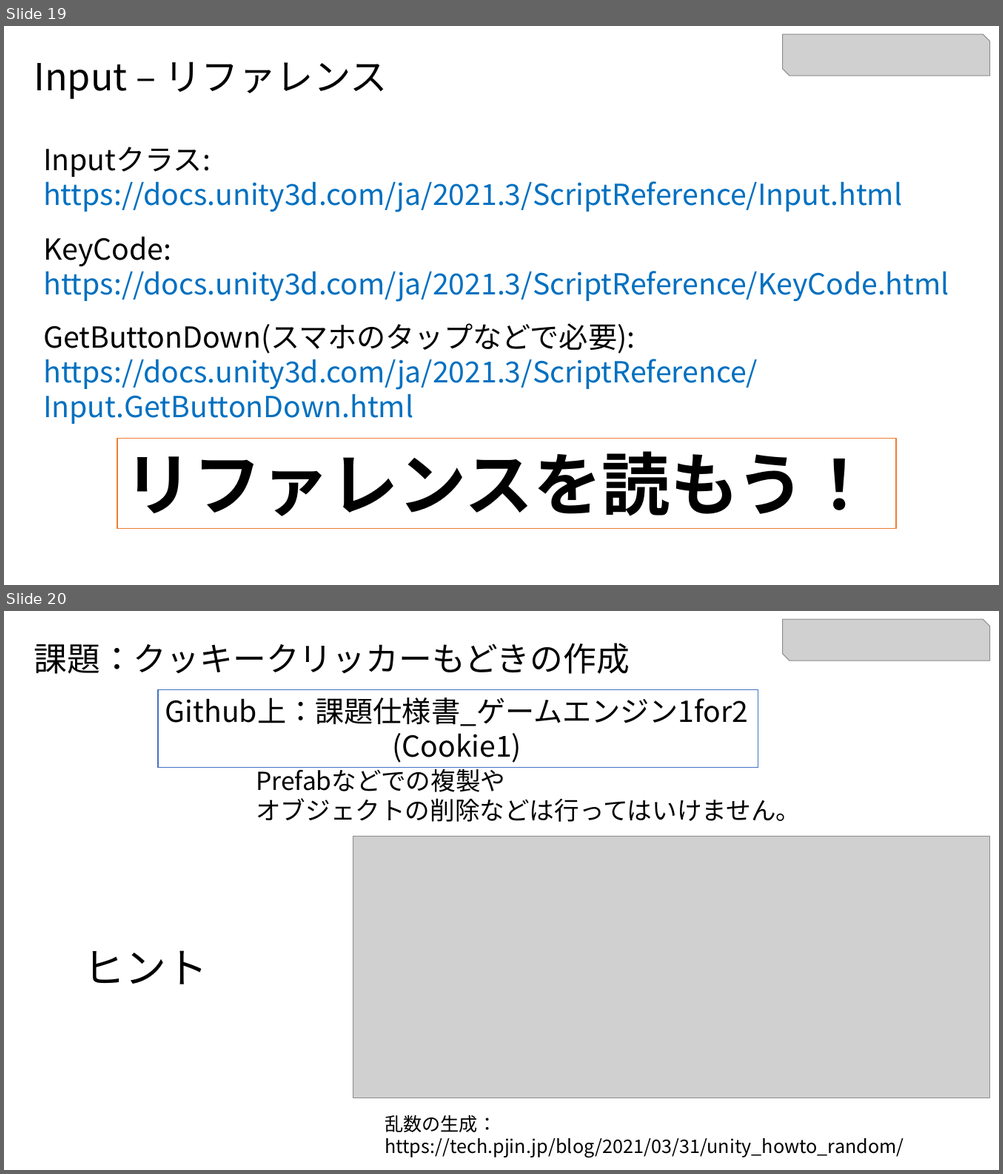
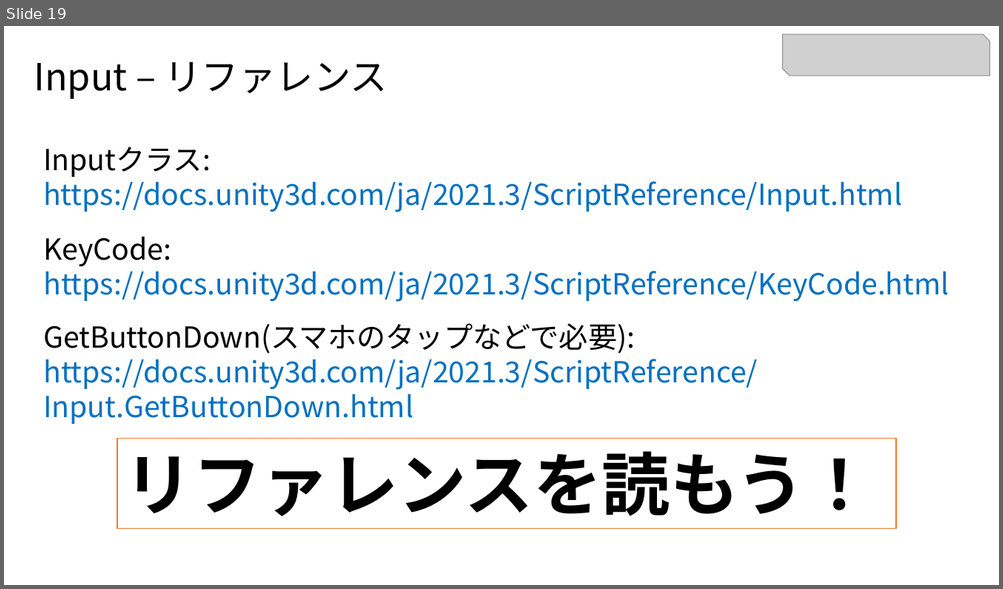
Before and after one commit to MahiroCreative/GameEngine, a slide deck: 2.studyUnity1(2D)/Ge1_1_Transform.pptx. Shown one above the other, each under a label of ours: slides 19 and 20 before the commit, slide 19 after it. The pictures are 1003x1174 and 1003x589 pixels, drawn with LibreOffice and Linux fonts; fonts in the diff are those of the drawing; grey boxes stand for pictures. Boxes give left, top, right and bottom in pixels: in the first picture for what was removed or moved away, otherwise in the second. Text is boxed around its words. In the diff, an @@ line names an element or a change of style, - is before the commit and + after.

```diff
--- a/2.studyUnity1(2D)/Ge1_1_Transform.pptx
+++ b/2.studyUnity1(2D)/Ge1_1_Transform.pptx
@@ slide 20 removed at <box>4,611,999,1170</box>, background #FFFFFF @@
@@ picture removed at <box>782,619,990,661</box> @@
@@ text removed at <box>34,643,629,674</box> @@
-課題：クッキークリッカーもどきの作成
@@ rectangle removed at <box>158,690,757,768</box> @@
-Github上：課題仕様書_ゲームエンジン1for2
-(Cookie1)
@@ text removed at <box>256,767,800,822</box> @@
-Prefabなどでの複製や
-オブジェクトの削除などは行ってはいけません。
@@ picture removed at <box>353,837,990,1099</box> @@
@@ text removed at <box>84,951,208,985</box> @@
-ヒント
@@ text removed at <box>384,1115,904,1159</box> @@
-乱数の生成：
-https://tech.pjin.jp/blog/2021/03/31/unity_howto_random/
```
Also in this commit, not shown: 2 slides changed, 1 slide added, 1 other slide removed.
